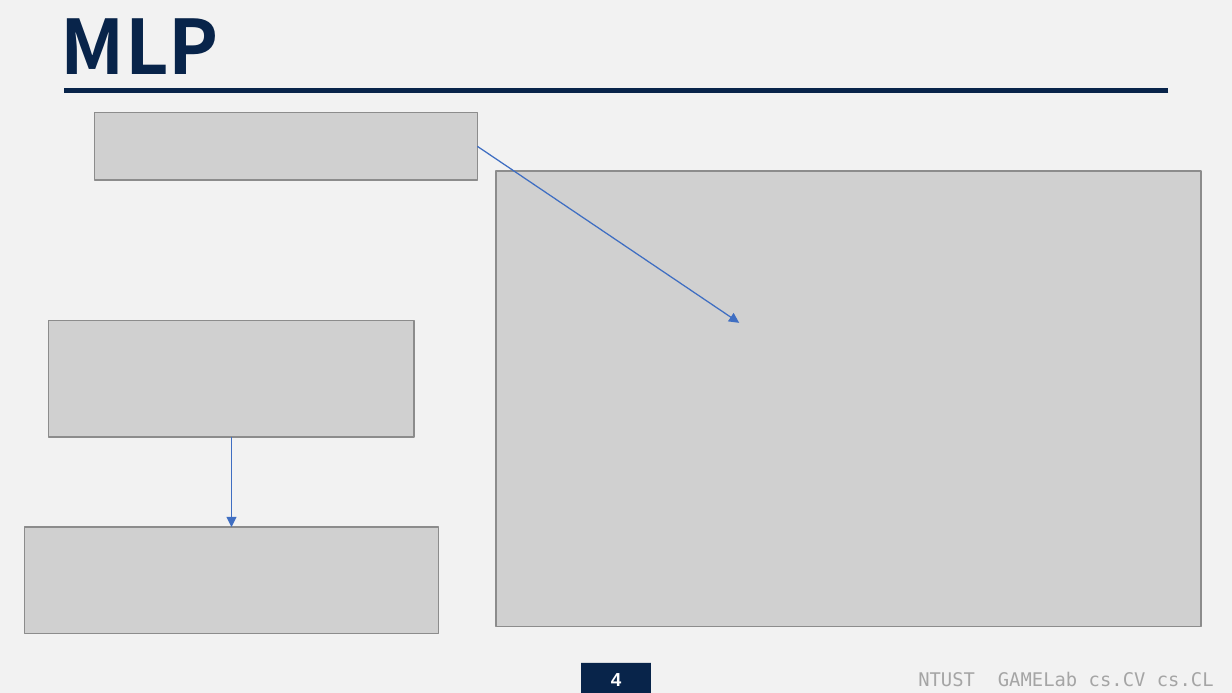
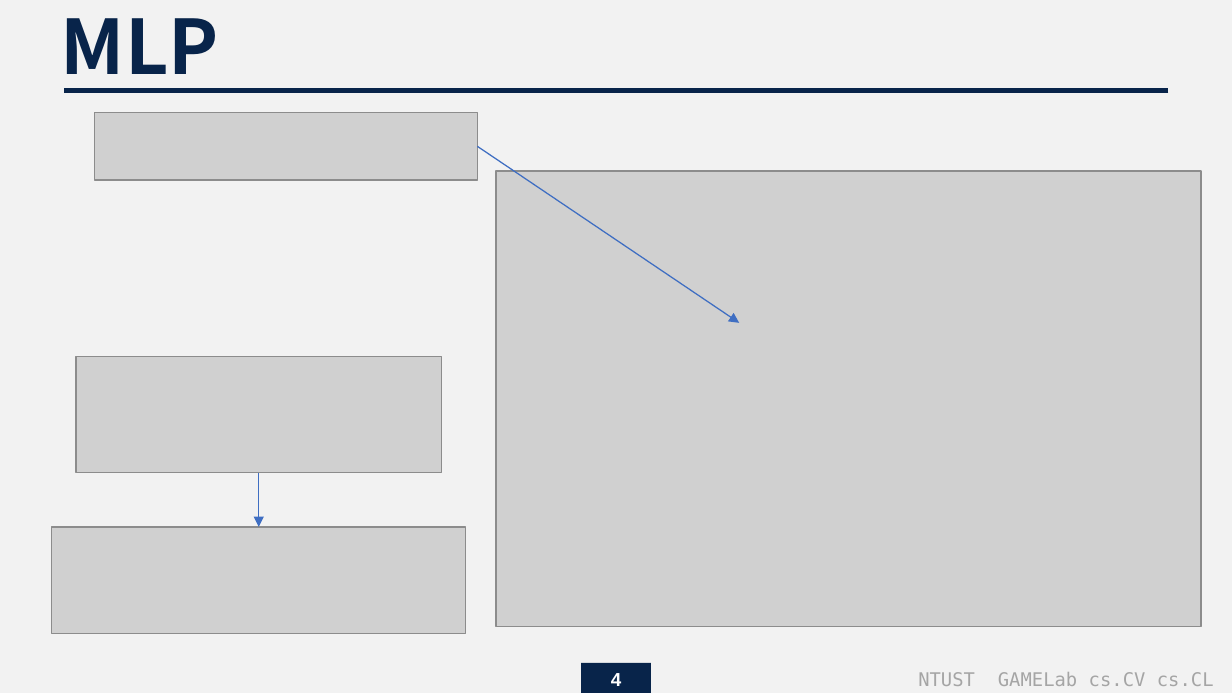
Before and after one commit to endman100/paper-, a slide deck: slide 4 of 蝦談深度學習技術發展史.pptx. Drawn at 1232x693 pixels with LibreOffice and Linux fonts; fonts in the diff are those of the drawing; grey boxes stand for pictures. Boxes give left, top, right and bottom in pixels: in the first picture for what was removed or moved away, otherwise in the second. Text is boxed around its words. In the diff, an @@ line names an element or a change of style, - is before the commit and + after.

Commit message:
push

```diff
--- a/蝦談深度學習技術發展史.pptx
+++ b/蝦談深度學習技術發展史.pptx
@@ picture moved from (x1=49, y1=320, x2=415, y2=437) to (x1=76, y1=356, x2=442, y2=473) @@
@@ arrow moved from (232, 437) - (232, 527) to (259, 473) - (259, 527) @@
@@ picture moved from (x1=25, y1=527, x2=439, y2=634) to (x1=52, y1=527, x2=466, y2=634) @@
```
Also in this commit, not shown: 6 other slides changed, 3 slides added.
